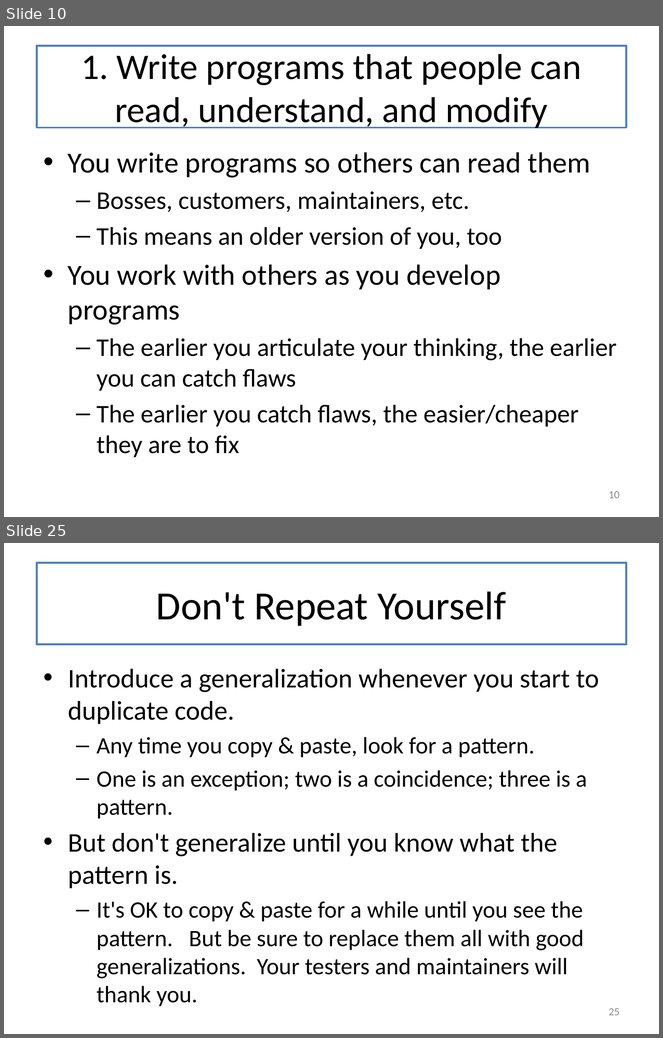
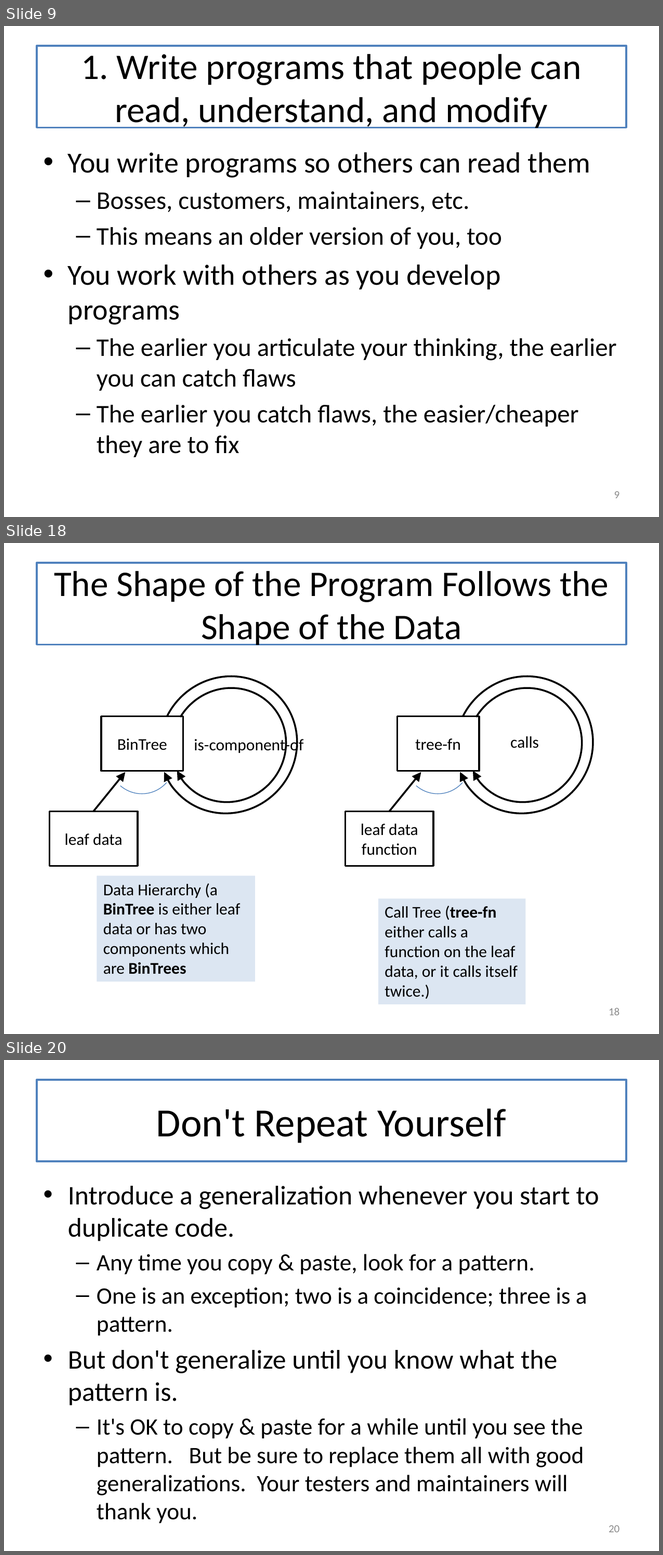
Before and after one commit to mwand/cs5010f17, a slide deck: Slides/Lesson 12.1 The Last Lecture.pptx. Shown one above the other, each under a label of ours: slides 10 and 25 before the commit, slides 9, 18 and 20 after it; the slides between them are not shown. The pictures are 663x1038 and 663x1555 pixels, drawn with LibreOffice and Linux fonts; fonts in the diff are those of the drawing. Boxes give left, top, right and bottom in pixels: in the first picture for what was removed or moved away, otherwise in the second. Text is boxed around its words. In the diff, an @@ line names an element or a change of style, - is before the commit and + after.

```diff
--- a/Slides/Lesson 12.1 The Last Lecture.pptx
+++ b/Slides/Lesson 12.1 The Last Lecture.pptx
@@ slide 18 added at box(4, 543, 659, 1034), background #FFFFFF @@
@@ title added at box(37, 563, 626, 644), fill #FFFFFF, outline #4F81BD 2 pt, 39.6 pt, text #000000 @@
+The Shape of the Program Follows the Shape of the Data
@@ group added at box(49, 648, 326, 866): 3 arc (boxed as its full ellipse)s, 2 rectangles, 1 text, 1 arrow @@
+is-component-of
+BinTree
+leaf data
@@ group added at box(345, 648, 621, 866): 3 arc (boxed as its full ellipse)s, 2 rectangles, 1 text, 1 arrow @@
+calls
+tree-fn
+leaf data function
@@ rectangle added at box(97, 876, 256, 982), fill #DCE6F2, 18 pt, text #000000 @@
+Data Hierarchy (a BinTree is either leaf data or has two components which are BinTrees
@@ rectangle added at box(378, 899, 526, 1005), fill #DCE6F2, 18 pt, text #000000 @@
+Call Tree (tree-fn either calls a function on the leaf data, or it calls itself twice.)
@@ page number added at box(609, 1008, 620, 1016), 12 pt, text #8C8C8C @@
+18
@@ what was slide 10 is now slide 9 @@
@@ page number at box(614, 491, 620, 499): text changed @@
-10
+9
@@ what was slide 25 is now slide 20 @@
@@ page number at box(609, 1525, 620, 1533): text changed @@
-25
+20
```
Also in this commit, not shown: 11 slides changed, 7 slides removed, 3 other files.
